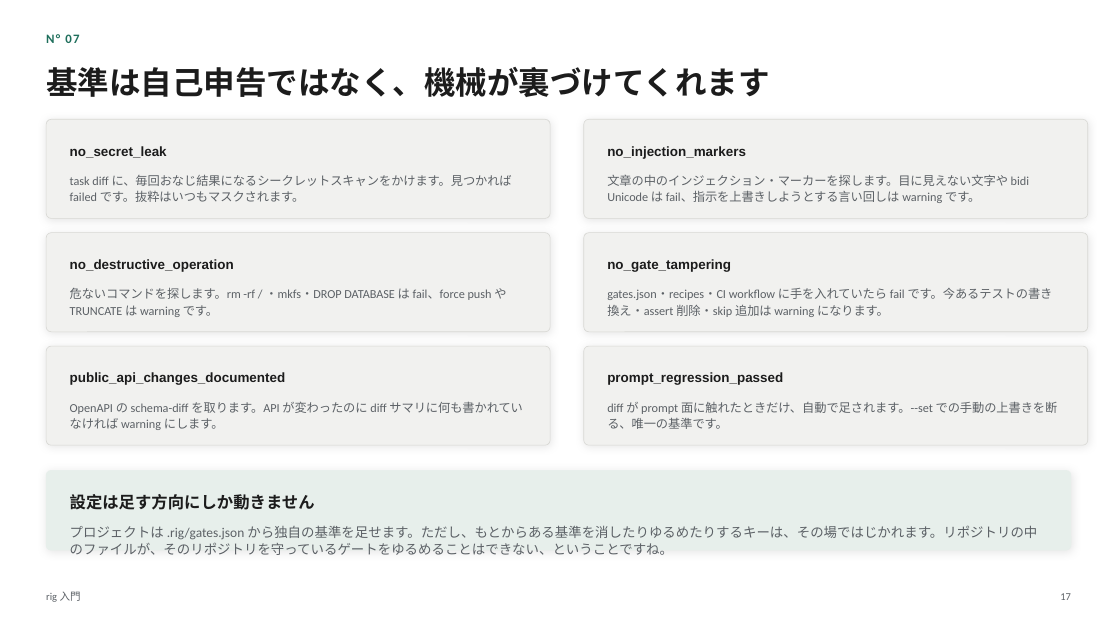
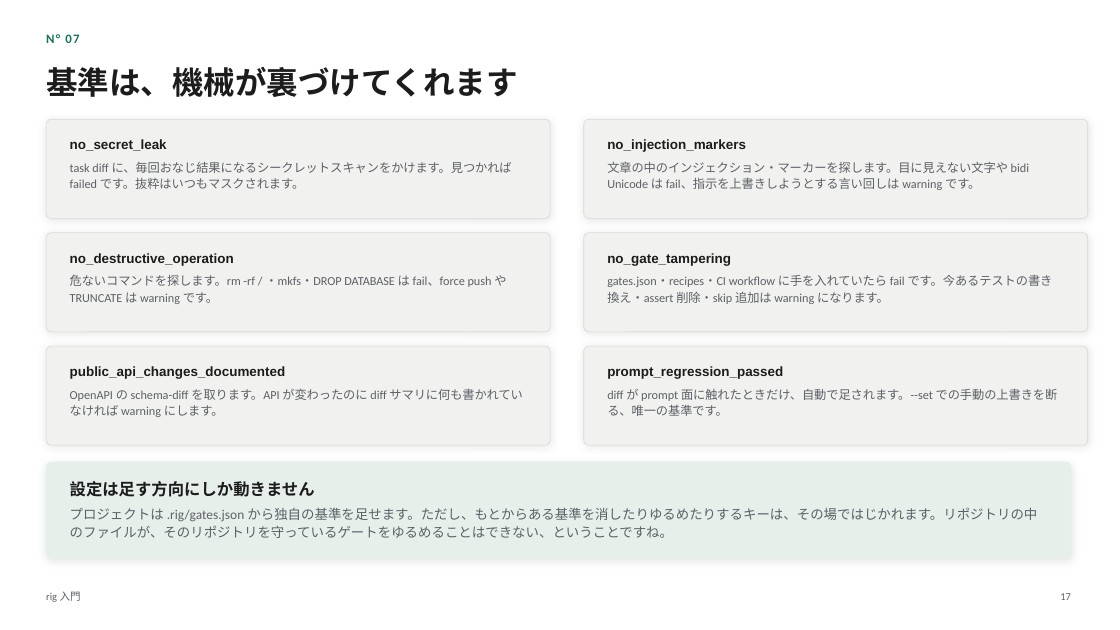
Before and after one commit to itoh-shun/rig, a slide deck: slide 17 of docs/onboarding/rig-intro.ja.pptx. Drawn at 1120x630 pixels with LibreOffice and Linux fonts; fonts in the diff are those of the drawing. Boxes give left, top, right and bottom in pixels: in the first picture for what was removed or moved away, otherwise in the second. Text is boxed around its words. In the diff, an @@ line names an element or a change of style, - is before the commit and + after.

```diff
--- a/docs/onboarding/rig-intro.ja.pptx
+++ b/docs/onboarding/rig-intro.ja.pptx
@@ text at (46,67,518,97): text changed @@
-基準は自己申告ではなく、機械が裏づけてくれます
+基準は、機械が裏づけてくれます
@@ text "no_secret_leak": place and size @@
-text "no_secret_leak" at (70,146,167,158)
+text "no_secret_leak" at (70,139,167,151)
@@ text "no_injection_markers": place and size @@
-text "no_injection_markers" at (607,146,746,159)
+text "no_injection_markers" at (607,139,746,152)
@@ text "no_destructive_operation": place and size @@
-text "no_destructive_operation" at (70,259,234,272)
+text "no_destructive_operation" at (70,253,234,266)
@@ text "no_gate_tampering": place and size @@
-text "no_gate_tampering" at (607,259,731,272)
+text "no_gate_tampering" at (607,253,731,266)
@@ text "危ないコマンドを探します。rm -rf / ・mkfs・DROP DATABASE ...": place and size @@
-text "危ないコマンドを探します。rm -rf / ・mkfs・DROP DATABASE ..." at (70,288,506,317)
+text "危ないコマンドを探します。rm -rf / ・mkfs・DROP DATABASE ..." at (70,275,506,304)
@@ text "gates.json・recipes・CI workflow に手を入れていたら fail です。今あるテストの書き換え ...": place and size @@
-text "gates.json・recipes・CI workflow に手を入れていたら fail です。今あるテストの書き換え ..." at (607,288,1053,317)
+text "gates.json・recipes・CI workflow に手を入れていたら fail です。今あるテストの書き換え ..." at (607,275,1053,304)
@@ text "public_api_changes_documented": place and size @@
-text "public_api_changes_documented" at (70,372,286,385)
+text "public_api_changes_documented" at (70,366,286,379)
@@ text "prompt_regression_passed": place and size @@
-text "prompt_regression_passed" at (607,372,783,385)
+text "prompt_regression_passed" at (607,366,783,379)
@@ 4 texts: place and size @@
-4 texts at (70,175,1058,430)
+4 texts at (70,162,1058,417)
@@ rounded rectangle: place and size @@
-rounded rectangle at (46,471,1071,550)
+rounded rectangle at (46,462,1071,559)
@@ rounded rectangle at (46,462,1071,559): proportions changed @@
@@ text "設定は足す方向にしか動きません": place and size @@
-text "設定は足す方向にしか動きません" at (70,494,315,510)
+text "設定は足す方向にしか動きません" at (70,481,315,497)
@@ text "プロジェクトは .rig/gates.json から独自の基準を足せます。ただし、もとからある基準を消したりゆるめたりす ...": place and size @@
-text "プロジェクトは .rig/gates.json から独自の基準を足せます。ただし、もとからある基準を消したりゆるめたりす ..." at (70,526,1037,555)
+text "プロジェクトは .rig/gates.json から独自の基準を足せます。ただし、もとからある基準を消したりゆるめたりす ..." at (70,508,1037,538)
```
Also in this commit, not shown: 27 other slides changed, 6 other files.
